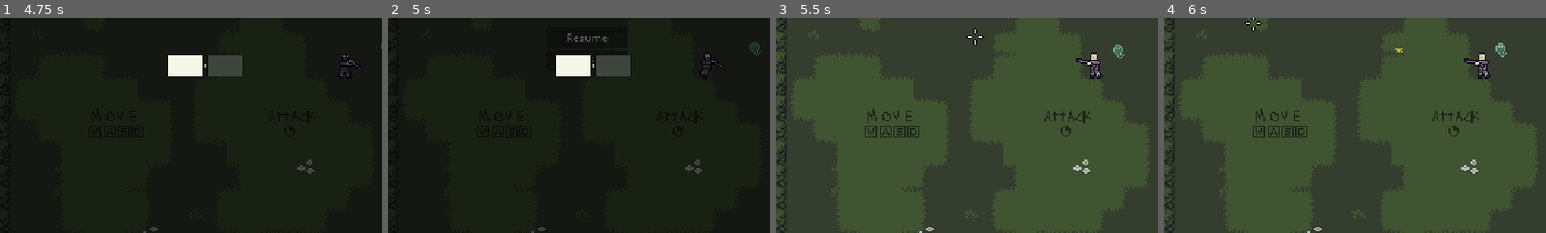
Above: before the commit, frames 1-4 (left to right).
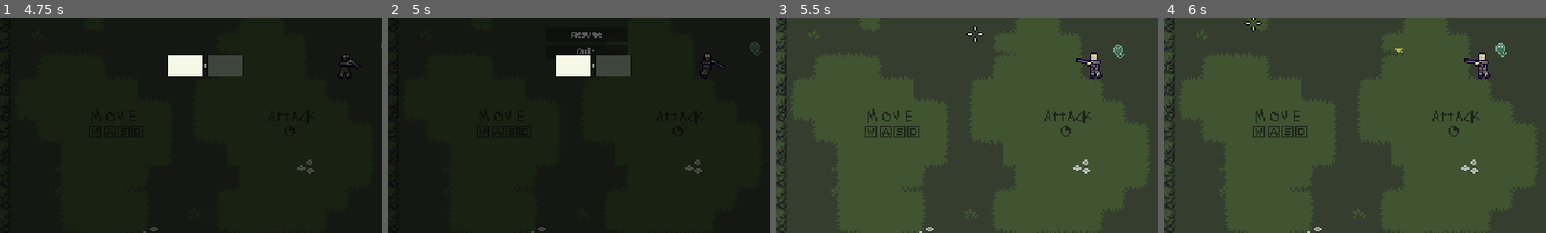
Above: after the commit, the same moments.

Repository: Silgnis/Game-Design-Project
Game: Godot game, scene res://Scenes/Menus/MainMenu.tscn
The game is run twice, just before and just after one commit, with the same random seed, the same clock (stepped at 60 frames per second) and the same inputs. Sound files missing from this copy of the repository are replaced by a short silence.
Inputs (mouse positions are % of the whole screen's width and height, from its top left):
- Up to frame 1 (4.75 s): click "Start game" at 0.5 s; tap Enter (ui_accept) at 1.25, 1.52, 4.25, 4.52 s; move the mouse to (72, 45) at 1.27 s; press the mouse at (72, 45) at 1.28 s; hold Right (right) 1.28-2 s; release the mouse at (72, 45) at 2 s; drag from (30, 55) to (41, 29) at 2.02 s; move the mouse to (60, 28) at 2.77 s; hold Right (right) 2.78-3.5 s; hold E (interact) 2.78-3.5 s; drag from (45, 70) to (41, 31) at 3.52 s; move the mouse to (80, 65) at 4.27 s; hold Left (left) from 4.28 s (still down); hold Tab from 4.28 s (still down)
- Up to frame 2 (5 s): keep holding Left (left); keep holding Tab; tap Escape (pause) at 4.9 s
- Up to frame 3 (5.5 s): release Left (left) at 5 s; release Tab at 5 s; click "Resume" at 5 s
- Up to frame 4 (6 s): drag from (20, 35) to (65, 50) at 5.77 s
The pictures show only the part of the screen within x 23-73%, y 39-89%; the shares and areas given below are measured in that part.

Frame 1 is identical in both runs. In frame 2, 0.3% of the frame differs, in the area x 47-58%, y 6-21%; in frame 3, 0.2%; in frame 4, nothing differs.

Commit message:
Fix font

Diff:
--- a/Scenes/Menus/PauseMenu.tscn
+++ b/Scenes/Menus/PauseMenu.tscn
@@ -1,6 +1,9 @@
 [gd_scene format=3 uid="uid://d3q8x4ph012ya"]
 
 [ext_resource type="Script" uid="uid://c0yadjk05s3h4" path="res://Scripts/pause_menu.gd" id="1_8mfmb"]
+[ext_resource type="FontFile" uid="uid://cgmxuumocyl8e" path="res://Resources/Custom Assets/Font/boldpixels.ttf" id="2_cianu"]
+
+[sub_resource type="Theme" id="Theme_8mfmb"]
 
 [node name="PauseMenu" type="Control" unique_id=1891839749]
 process_mode = 3
@@ -27,11 +30,14 @@
 [node name="Resume" type="Button" parent="MarginContainer/VBoxContainer" unique_id=1162843831]
 process_mode = 3
 layout_mode = 2
+theme = SubResource("Theme_8mfmb")
+theme_override_fonts/font = ExtResource("2_cianu")
 text = "Resume"
 
 [node name="Quit" type="Button" parent="MarginContainer/VBoxContainer" unique_id=38318922]
 process_mode = 3
 layout_mode = 2
+theme_override_fonts/font = ExtResource("2_cianu")
 text = "Quit"
 
 [connection signal="pressed" from="MarginContainer/VBoxContainer/Resume" to="." method="_on_resume_pressed"]
